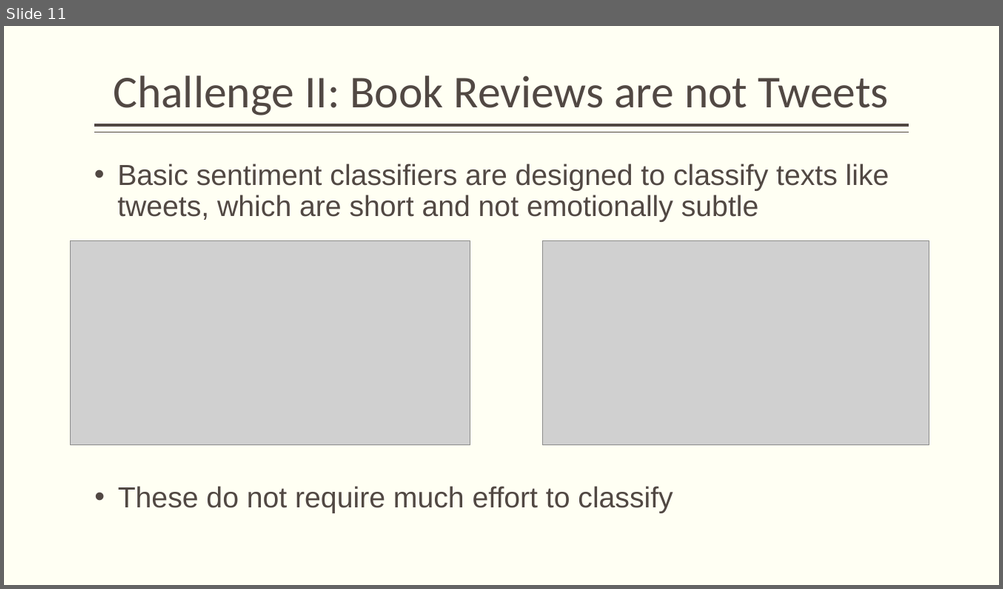
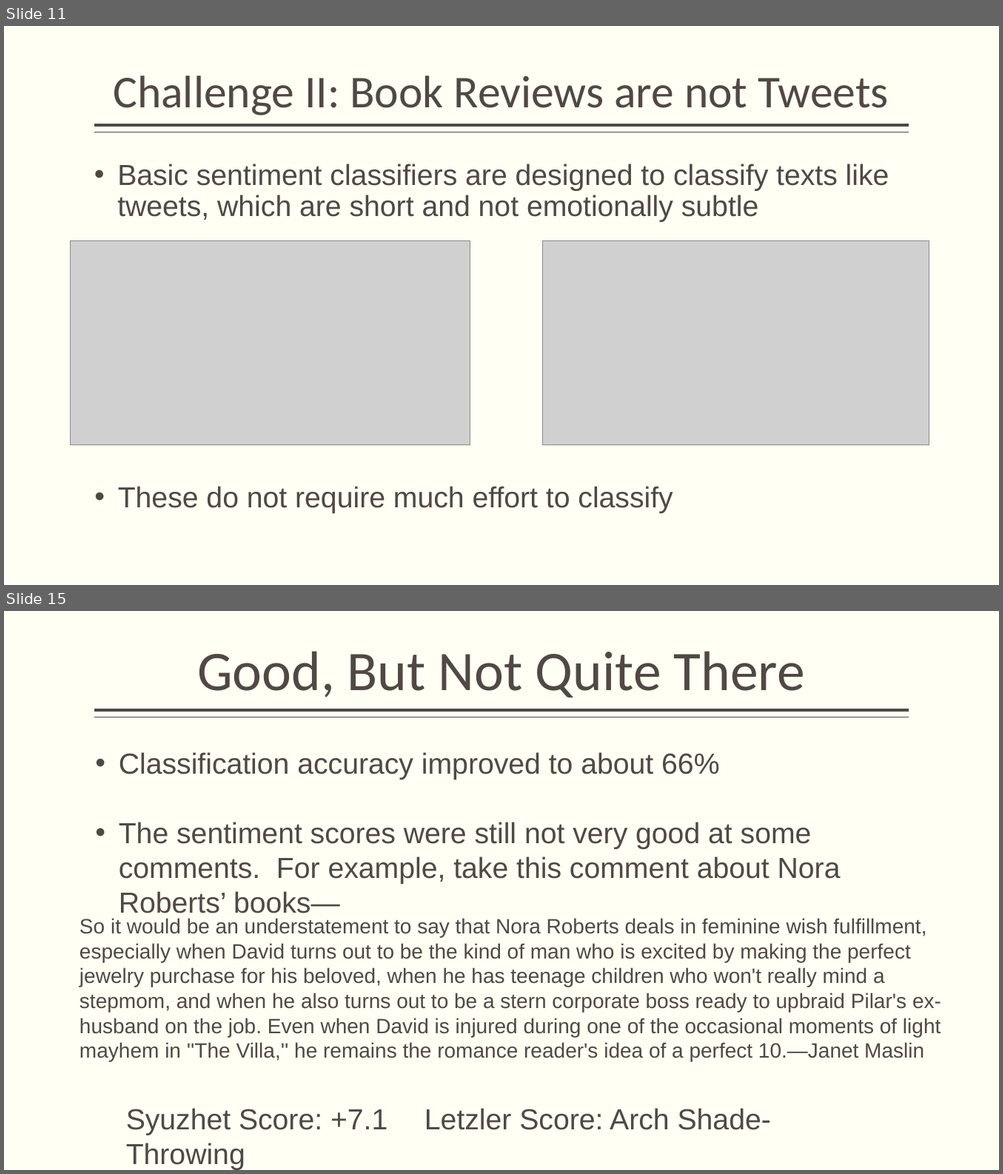
Before and after one commit to nycdatasci/bootcamp008_project, a slide deck: Project4-Capstone/davidletzler/NYTimes.pptx. Shown one above the other, each under a label of ours: slide 11 before the commit, slides 11 and 15 after it; the slides between them are not shown. The pictures are 1003x589 and 1003x1174 pixels, drawn with LibreOffice and Linux fonts; fonts in the diff are those of the drawing; grey boxes stand for pictures. Boxes give left, top, right and bottom in pixels: in the first picture for what was removed or moved away, otherwise in the second. Text is boxed around its words. In the diff, an @@ line names an element or a change of style, - is before the commit and + after.

```diff
--- a/Project4-Capstone/davidletzler/NYTimes.pptx
+++ b/Project4-Capstone/davidletzler/NYTimes.pptx
@@ slide 15 added at box(4, 611, 999, 1170), background #FFFFF3; not listed: 2 template elements that a slide beside it also shows @@
@@ title added at box(197, 651, 805, 698), 54 pt, text #514843 @@
+Good, But Not Quite There
@@ text added at box(119, 752, 840, 884), 28 pt, text #514843 @@
+• Classification accuracy improved to about 66%
+• The sentiment scores were still not very good at some comments. For example, take this comment about Nora Roberts’ books—
@@ text added at box(79, 918, 941, 1062), 20 pt, text #514843 @@
+So it would be an understatement to say that Nora Roberts deals in feminine wish fulfillment, especially when David turns out to be the kind of man who is excited by making the perfect jewelry purchase for his beloved, when he has teenage children who won't really mind a stepmom, and when he also turns out to be a stern corporate boss ready to upbraid Pilar's ex-husband on the job. Even when David is injured during one of the occasional moments of light mayhem in ''The Villa,'' he remains the romance reader's idea of a perfect 10.—Janet Maslin
@@ text added at box(126, 1108, 771, 1136), 28 pt, text #514843 @@
+Syuzhet Score: +7.1 Letzler Score: Arch Shade-Throwing
```
Also in this commit, not shown: 10 slides changed, 5 other slides added, 1 slide removed, 3 other files.
